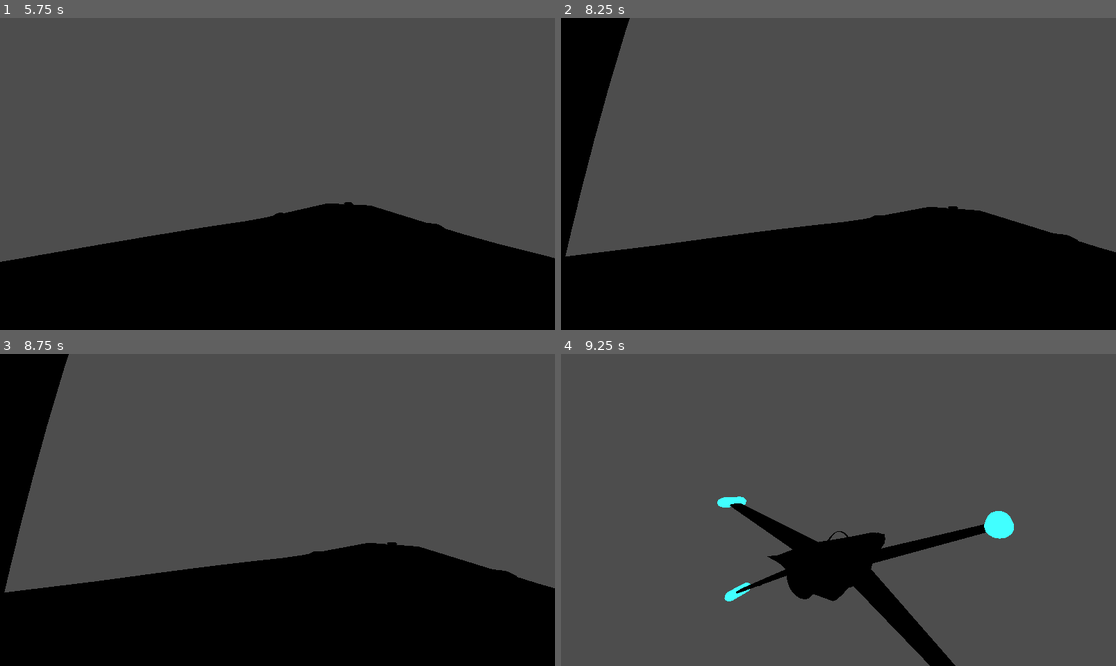
Above: before the commit, frames 1-4 (two rows, left to right).
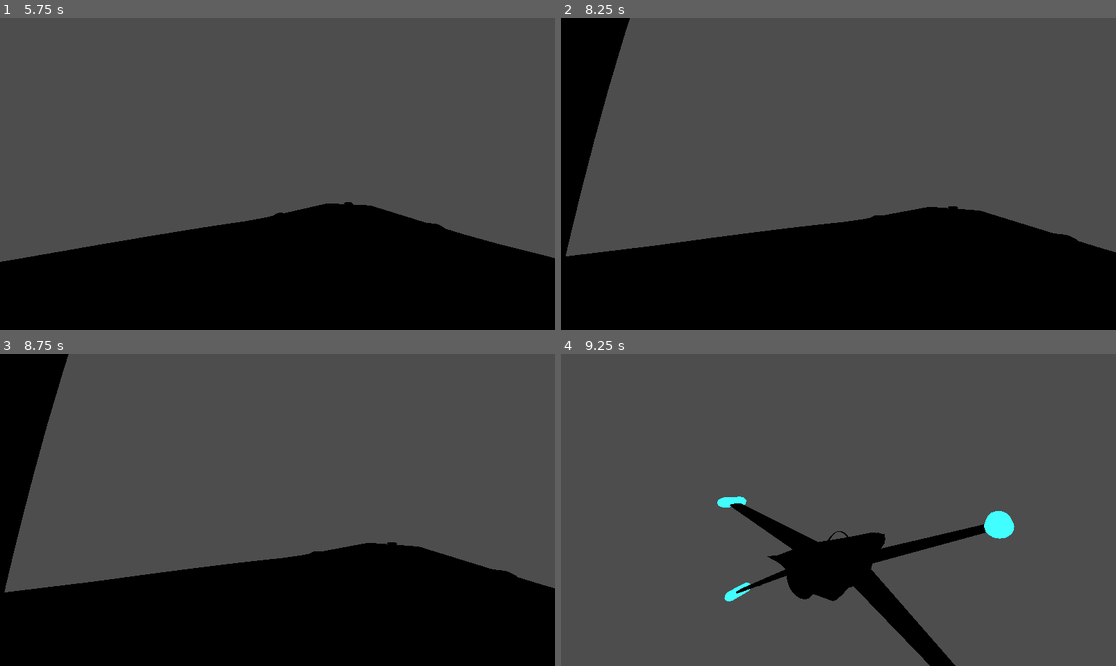
Above: after the commit, the same moments.

Repository: ZoeTheFox/oddity
Game: Godot game, scene res://Scenes/Spaceship/fighter_gen_7.tscn
The game is run twice, just before and just after one commit, with the same random seed, the same clock (stepped at 60 frames per second) and the same inputs. The project has no main scene, so this scene is started directly.
Inputs (mouse positions are in pixels of both pictures, inside the frame that each line leads up to):
- Up to frame 1 (5.75 s): tap Enter at 0.5, 2, 3.5 s; move the mouse to (305, 174) at 0.52 s; hold Alt (camera-look-around) 0.53-1.28 s; hold Space (move-up) from 0.53 s (still down); move the mouse to (249, 174) at 1.27 s; tap K (camera-switch-view) at 1.35, 2.85, 4.35 s; move the mouse to (288, 167) at 2.02 s; hold Alt (camera-look-around) 2.03-2.78 s; move the mouse to (271, 180) at 2.77 s; move the mouse to (316, 177) at 3.52 s; hold Alt (camera-look-around) 3.53-4.28 s; move the mouse to (233, 170) at 4.27 s; move the mouse to (283, 174) at 5.02 s; hold Alt (camera-look-around) from 5.03 s (still down)
- Up to frame 2 (8.25 s): move the mouse to (816, 167) at 5.77 s; release Space (move-up) at 5.78 s; release Alt (camera-look-around) at 5.78 s; hold E (roll-right, bound only after the commit) 5.78-6.53 s; tap K (camera-switch-view) at 5.85, 7.35 s; move the mouse to (866, 174) at 6.52 s; hold Alt (camera-look-around) 6.53-7.28 s; hold Space (move-up) from 6.53 s (still down); move the mouse to (810, 174) at 7.27 s; move the mouse to (849, 167) at 8.02 s; hold Alt (camera-look-around) from 8.03 s (still down)
- Up to frame 3 (8.75 s): keep holding Space (move-up); keep holding Alt (camera-look-around)
- Up to frame 4 (9.25 s): move the mouse to (832, 516) at 8.77 s; release Space (move-up) at 8.78 s; release Alt (camera-look-around) at 8.78 s; hold Q (roll-left, bound only after the commit) from 8.78 s (still down); tap K (camera-switch-view) at 8.85 s

Frame 1 is identical in both runs. In frame 2, less than 0.1% of the frame differs, in the area x 0-98%, y 0-77%; in frame 3, less than 0.1%; in frame 4, less than 0.1%.

Commit message:
added roll controls

Diff:
--- a/Oddity/Scenes/Spaceship/Scripts/FlightControl/SimpleFlightControlSystem.gd
+++ b/Oddity/Scenes/Spaceship/Scripts/FlightControl/SimpleFlightControlSystem.gd
@@ -47,3 +47,11 @@
 
 func apply_thrust(direction: Vector3, force: float, throttle: float):
 	apply_central_force(direction * force * (throttle / 100.0) * get_process_delta_time())
+
+
+func _on_user_control_roll_left(percent):
+	apply_torque(transform.basis.z * percent / 100.0 * 1000 * get_process_delta_time())
+
+
+func _on_user_control_roll_right(percent):
+	apply_torque(-transform.basis.z * percent / 100.0 * 1000 * get_process_delta_time())
--- a/Oddity/Scenes/Spaceship/Scripts/FlightControl/UserControl.gd
+++ b/Oddity/Scenes/Spaceship/Scripts/FlightControl/UserControl.gd
@@ -6,6 +6,8 @@
 signal thrust_right(throttle)
 signal thrust_up(throttle)
 signal thrust_down(throttle)
+signal roll_left(percent)
+signal roll_right(percent)
 
 
 var throttle := 0.0
@@ -53,6 +55,12 @@
 	if (Input.is_action_pressed("move-down")):
 		thrust_down.emit(100)
 
+	if (Input.is_action_pressed("roll-left")):
+		roll_left.emit(100)
+
+	if (Input.is_action_pressed("roll-right")):
+		roll_right.emit(100)
+
 	print(throttle)
 
 
--- a/Oddity/Scenes/Spaceship/fighter_gen_7.tscn
+++ b/Oddity/Scenes/Spaceship/fighter_gen_7.tscn
@@ -94,6 +94,8 @@
 [node name="WingCollision" type="CollisionShape3D" parent="."]
 shape = SubResource("ConvexPolygonShape3D_jbudj")
 
+[connection signal="roll_left" from="UserControl" to="." method="_on_user_control_roll_left"]
+[connection signal="roll_right" from="UserControl" to="." method="_on_user_control_roll_right"]
 [connection signal="thrust_backwards" from="UserControl" to="." method="_on_user_control_thrust_backwards"]
 [connection signal="thrust_down" from="UserControl" to="." method="_on_user_control_thrust_down"]
 [connection signal="thrust_forwards" from="UserControl" to="." method="_on_user_control_thrust_forwards"]
--- a/Oddity/project.godot
+++ b/Oddity/project.godot
@@ -63,6 +63,16 @@
 "events": [Object(InputEventKey,"resource_local_to_scene":false,"resource_name":"","device":-1,"window_id":0,"alt_press …(182 unchanged characters)…
 ]
 }
+roll-left={
+"deadzone": 0.5,
+"events": [Object(InputEventKey,"resource_local_to_scene":false,"resource_name":"","device":-1,"window_id":0,"alt_pressed":false,"shift_pressed":false,"ctrl_pressed":false,"meta_pressed":false,"pressed":false,"keycode":0,"physical_keycode":81,"key_label":0,"unicode":113,"echo":false,"script":null)
+]
+}
+roll-right={
+"deadzone": 0.5,
+"events": [Object(InputEventKey,"resource_local_to_scene":false,"resource_name":"","device":-1,"window_id":0,"alt_pressed":false,"shift_pressed":false,"ctrl_pressed":false,"meta_pressed":false,"pressed":false,"keycode":0,"physical_keycode":69,"key_label":0,"unicode":101,"echo":false,"script":null)
+]
+}
 
 [rendering]
 
